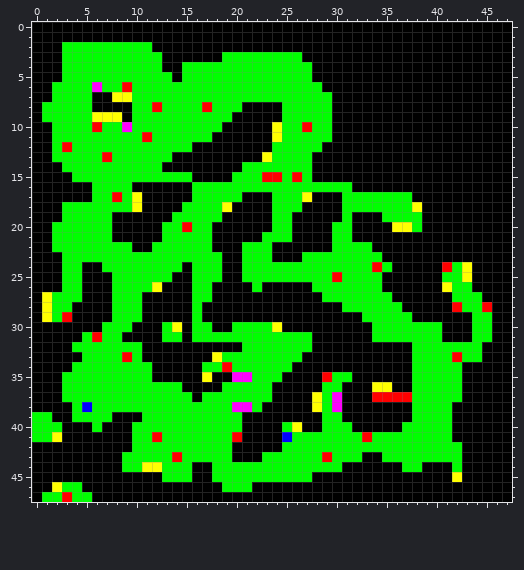
Pixel-art sprite, stored at FromTheDregs/map/recent.png. The picture above was drawn from the file before the commit.
The file is 48x48 pixels.
The result:
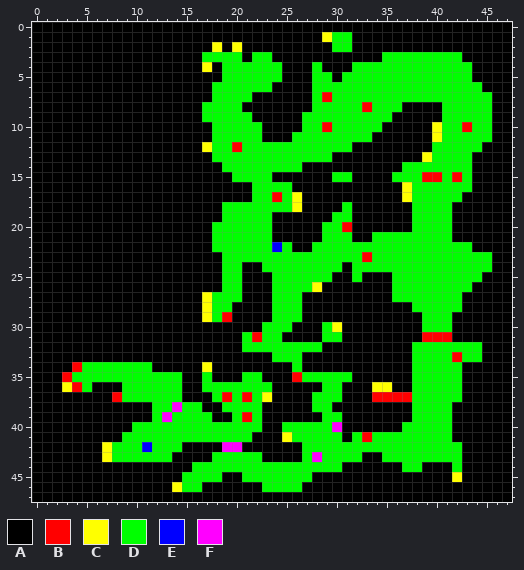
Palette (. is transparent): A #000000  B #ff0000  C #ffff00  D #00ff00  E #0000ff  F #ff00ff
Difference:
Changed rows in their new state; - is an unchanged pixel.
first column x 0:
 1 -----------------------------CDD--------------
 2 ---AAAAAAAAA------C-C---------DD--------------
 3 ---AAAAAAAAAA----DD--A--AAA--------DDDDDDDD---
 4 ---AAAAAAAAAA--AACA------AAAD---DDDDDDDDDDDD--
 5 ---AAAAAAAAAAA-AAAA------AAADD-DDDDDDDDDDDDD--
 6 --AAAAAAAAAAAAAAAA------AAAA-DDDDDDDDDDDDDDDD-
 7 --AAAA--AAAAAAAAAA----AAAAAA-BDDDDDDDDDDDDDDDD
 8 -AAAAA----AAAAAAAD-------AAA--DDDBDDD----DDDDD
 9 -AAAAAAAA-AAAAAAA---DD---AA---DDDDDD-----DDDDD
10 --AAAAAAAAAAAAAAAA-DDDD-AAAD-BDDDDD-----CDDBDD
11 --AAAAAAAAAAAAAAAADDDDD-AA----DDDD------CDDDDD
12 --AAAAAAAAAAAAAA-CDDBDDD-----DDD--------DDDDD-
13 --AAAAAAAAAAAA----DDDDDD----DD---------CDDDD--
14 ---AAAAAAAAAA------DD------A---------DDDDDDD--
15 ----AAAAAAAAAAAA-------DAAAA--DD----DDDBBDBD--
16 ------AAAA------AAAAAA----AAAAAA-----CDDDDDD--
17 ------AAAAA-----AAAAA-DDB-CA---AAAAAACDDDDD---
18 ---AAAAAAAA----AAAADDDDD--C-----AAAAAADDDD----
19 ---AAAAA------AAAAADDDDDAA----D----AAA-DDD----
20 --AAAAAA-----AAAAADDDDDDAA---D-B----AA-DDD----
21 --AAAAAA-----AAAAADDDDD-AA---D----DDDDDDDD----
22 --AAAAAAAA--AAAAAADDD---ED--DD----DDDDDDDDDD--
23 ---AAAAAAAAAAAAAAAADD---DDD------B-DDDDDDDDDDD
24 ---AA--AAAAAAAA-AAADDAA--------A--D-DDDDDD-DDD
25 ---AA---AAAAAA--AAADDAAA------AA-AA-DDDDD--DD-
26 ---AA---AAAAA---AA-DD-A-DDDDCAAAAAA-DDDDDD----
27 -AAAA---AAA-----ACDDD---DDD--AAAAAAADDDDDD-AA-
28 -AAA----AAA-----ACDD----DDD----AAAAAA-DDDDDAAA
29 -AAA----AAA-----ACDB----DDD------AAAAA-DDD--AA
30 -------AAA---AA-AA--AAA-DD---DC---AAAAA--D--AA
31 -----AAAA----AA-AAAAA-B--AAA-DD---AAAAABBB--AA
32 ----AAAAAAA-----------------D-----------------
33 -----AAAAAA-------AAAAAA----------------------
34 ----B------------CAAAAAAAAD-------------------
35 ---B--------DDD--D--AD-AA-BDDD----------------
36 ---CB-AAA--------DD---------------------------
37 ---AAAAAB------A-A-B-B-C----D-D---------------
38 ----AAAAAAAA--F--AA-DD------D-A---------------
39 AA--AAAA---A-F----AA-BD-----------------------
40 AAA---A--------------DD---DDD-FA--------------
41 AAA------D--D-------DD---C-----A--------------
42 -------CDD-E---AAAAFF----AA-------------------
43 -------CD-----AAAA--DDDAAAA-FD----------------
44 ---------AAAAAAADD----------------------------
45 -------------AA-DD-AA-------------------------
46 --AAA---------CDD--AAA-DDDD-------------------
47 -AAAAA----------------------------------------
